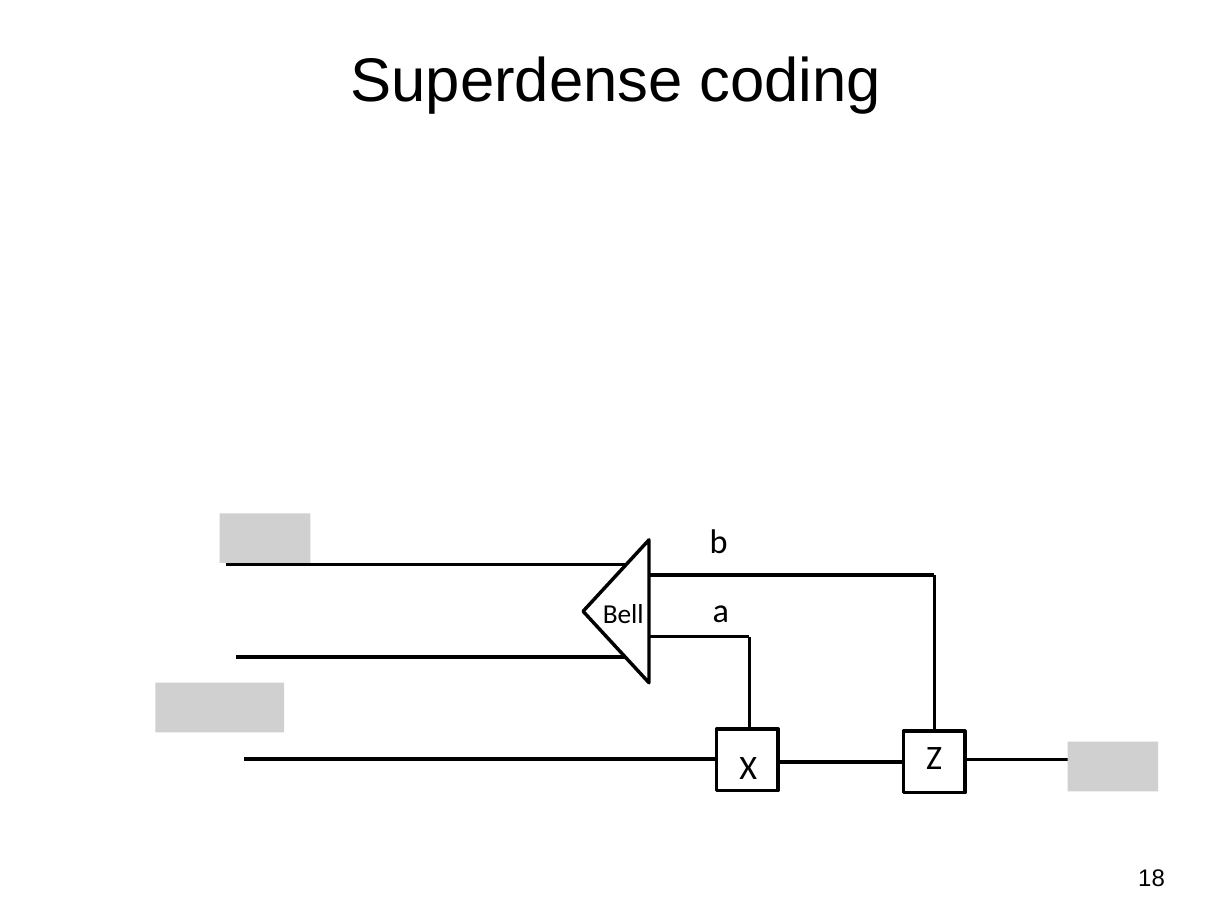
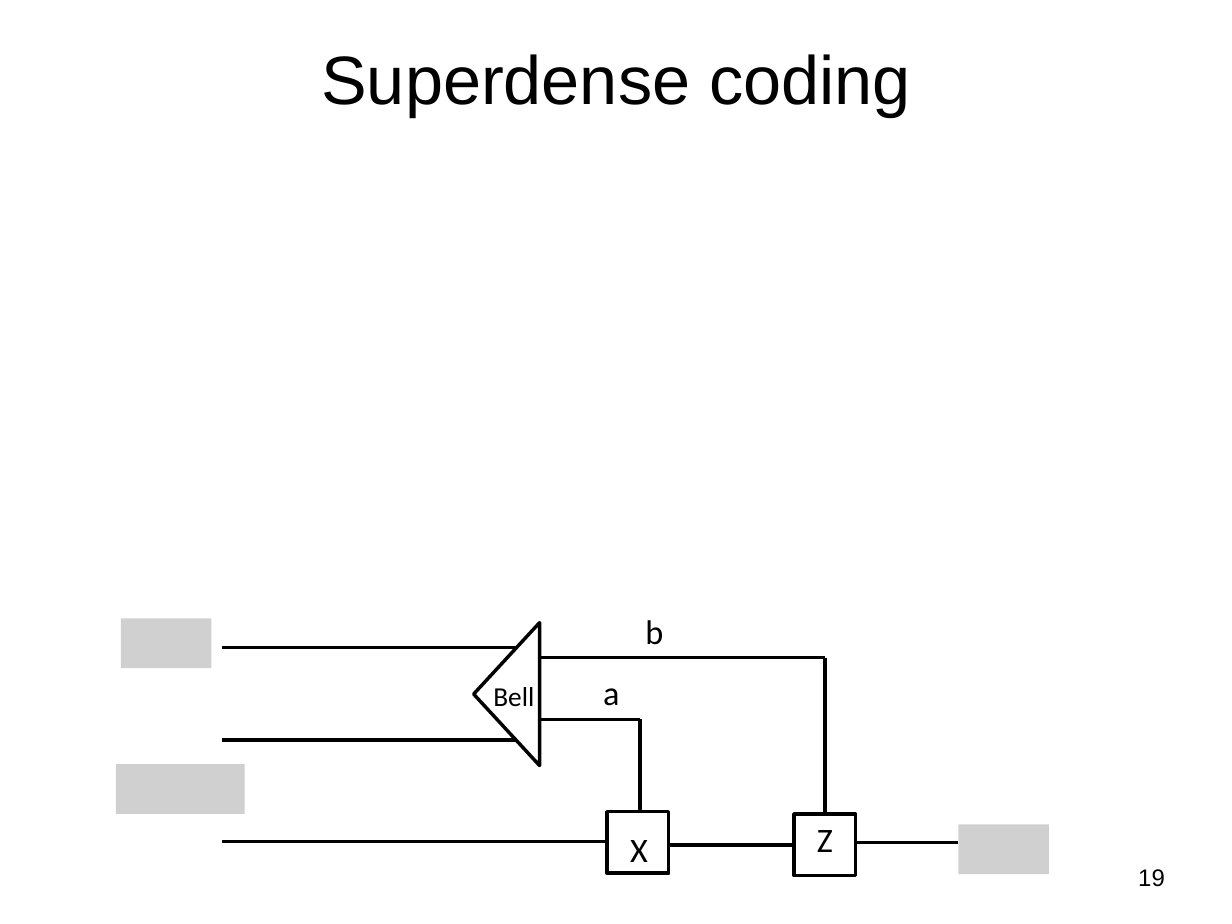
Before and after one commit to jlmucb/class_notes, a slide deck: slide 19 of BerkeleyClass/CS290Spring2013/Lectures/QC.pptx (slide 18 before the commit). Drawn at 1232x924 pixels with LibreOffice and Linux fonts; fonts in the diff are those of the drawing; grey boxes stand for pictures. Boxes give left, top, right and bottom in pixels: in the first picture for what was removed or moved away, otherwise in the second. Text is boxed around its words. In the diff, an @@ line names an element or a change of style, - is before the commit and + after.

```diff
--- a/BerkeleyClass/CS290Spring2013/Lectures/QC.pptx
+++ b/BerkeleyClass/CS290Spring2013/Lectures/QC.pptx
@@ title "Superdense coding" at box(321, 54, 911, 116): size 36 to 40 pt @@
@@ picture removed at box(219, 514, 310, 563) @@
@@ picture added at box(121, 618, 212, 668) @@
@@ text "b": place and size @@
-text "b" at box(710, 529, 728, 554)
+text "b" at box(645, 620, 663, 645)
@@ line moved from (225, 564) - (626, 564) to (222, 648) - (517, 648) @@
@@ picture removed at box(155, 683, 285, 732) @@
@@ 3 lines, 1 text, 1 rectangle: place and size @@
-3 lines, 1 text, 1 rectangle at box(649, 605, 965, 793)
+3 lines, 1 text, 1 rectangle at box(540, 688, 856, 876)
@@ line moved from (237, 657) - (626, 657) to (222, 740) - (517, 740) @@
@@ picture removed at box(1068, 742, 1159, 791) @@
@@ picture added at box(116, 764, 245, 813) @@
@@ picture added at box(958, 824, 1050, 873) @@
@@ line moved from (244, 759) - (717, 759) to (222, 841) - (607, 841) @@
@@ 3 texts, 3 lines, 1 rectangle, 1 triangle: place and size @@
-3 texts, 3 lines, 1 rectangle, 1 triangle at box(583, 539, 1068, 791)
+3 texts, 3 lines, 1 rectangle, 1 triangle at box(474, 623, 958, 873)
@@ page number at box(1138, 869, 1165, 887): text changed @@
-18
+19
```
Also in this commit, not shown: 34 other slides changed, 1 slide added.
